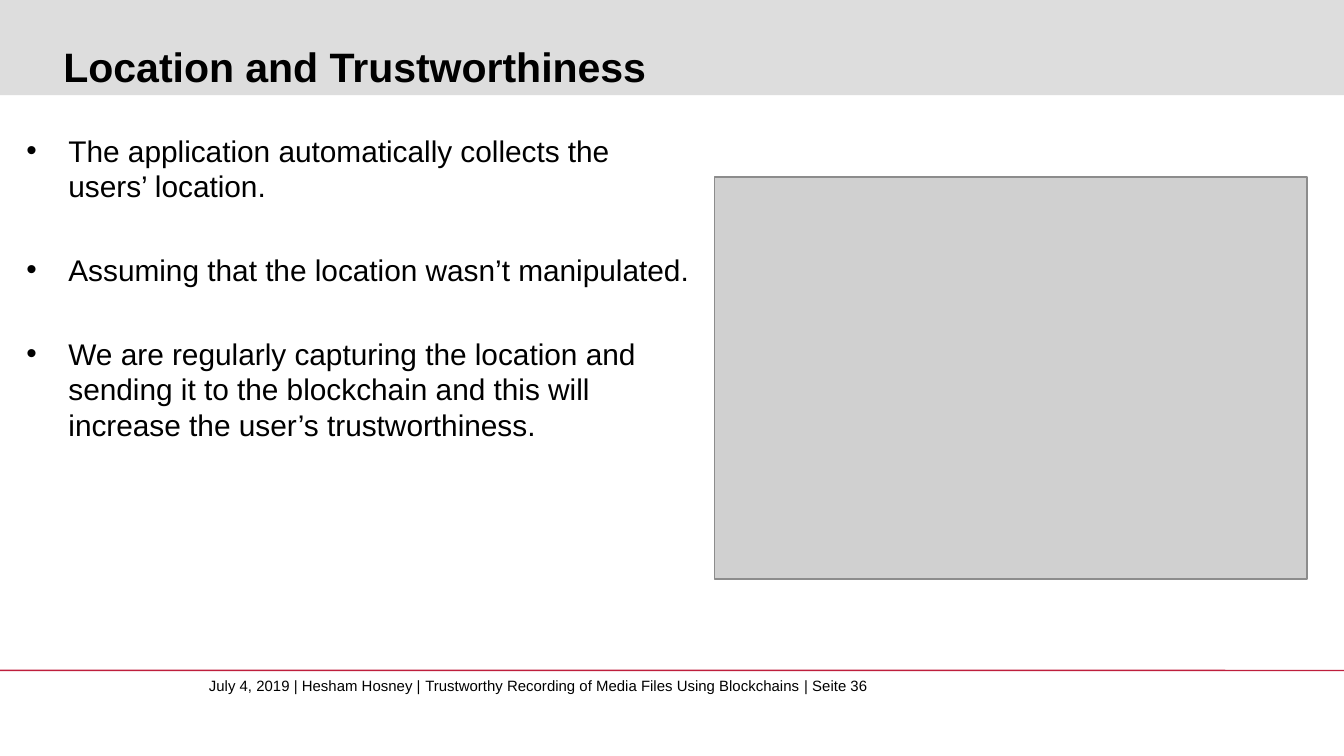
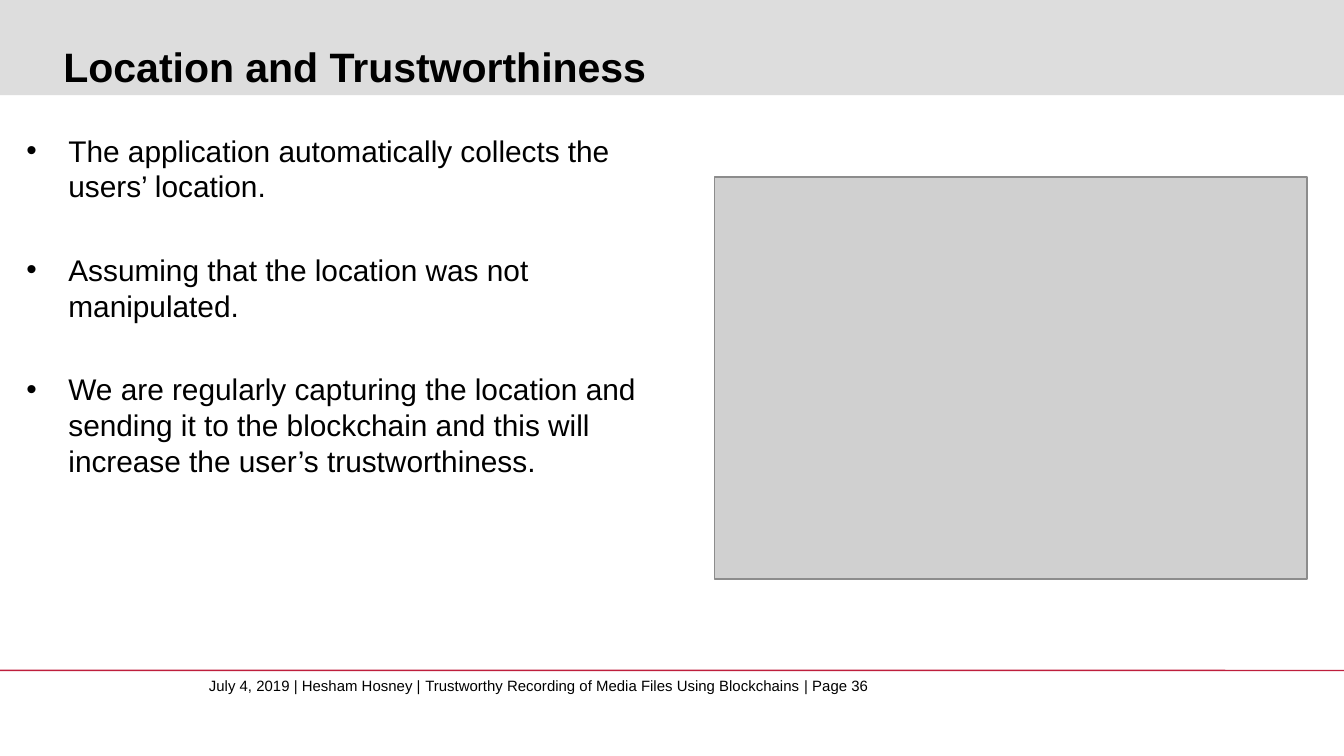
Before and after one commit to whosham/FakeNewsDetection, a slide deck: slide 36 of FakeNewsDetection.pptx. Drawn at 1344x756 pixels with LibreOffice and Linux fonts; fonts in the diff are those of the drawing; grey boxes stand for pictures; background and template pictures are left out. Boxes give left, top, right and bottom in pixels: in the first picture for what was removed or moved away, otherwise in the second. Text is boxed around its words. In the diff, an @@ line names an element or a change of style, - is before the commit and + after.

```diff
--- a/FakeNewsDetection.pptx
+++ b/FakeNewsDetection.pptx
@@ text at (68,259,528,322): text changed @@
-• Assuming that the location wasn’t manipulated.
+• Assuming that the location was not manipulated.
@@ text at (209,680,868,694): text changed @@
-July 4, 2019 | Hesham Hosney | Trustworthy Recording of Media Files Using Blockchains | Seite 36
+July 4, 2019 | Hesham Hosney | Trustworthy Recording of Media Files Using Blockchains | Page 36
```
Also in this commit, not shown: 41 other slides changed, 16 other files.
